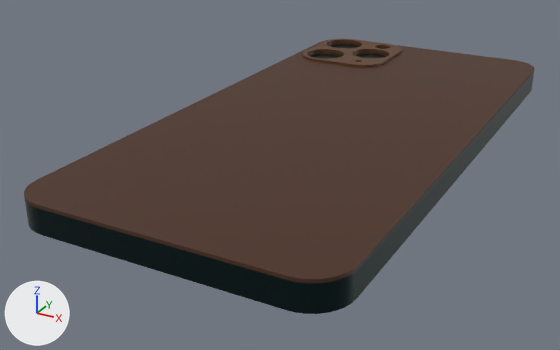
Before and after pictures for a commit that changed the glTF model src/assets/workspace/phone.glb.
Camera for both pictures: a 50 mm camera at (85.0, -182.8, 67.9) aimed at (-5.3, -18.7, -14.1). Every picture has the same lights, and +X, +Y and +Z are marked at lower left. The older version comes first. Where no turn or scale is listed for an object, it has been applied to the vertices.

Names of what the first picture shows: 'Body2', 'Body4', 'Body5'.
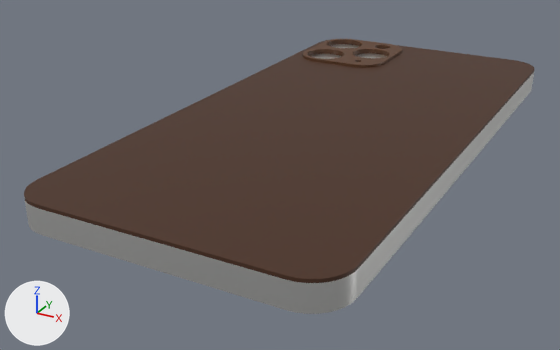
Pixel boxes (x1, y1, x2, y2) of what changed, in the pictures (560 x 350 px):
'Body5', recoloured
    both: (25, 44, 534, 314)

The change in detail:
Material 'Steel - Satin' (mat_steel___satin) changes colour from dark cyan #1f3333 to white #f2f2f0; in linear values from (0.0137, 0.0331, 0.0331) to (0.888, 0.888, 0.871).
